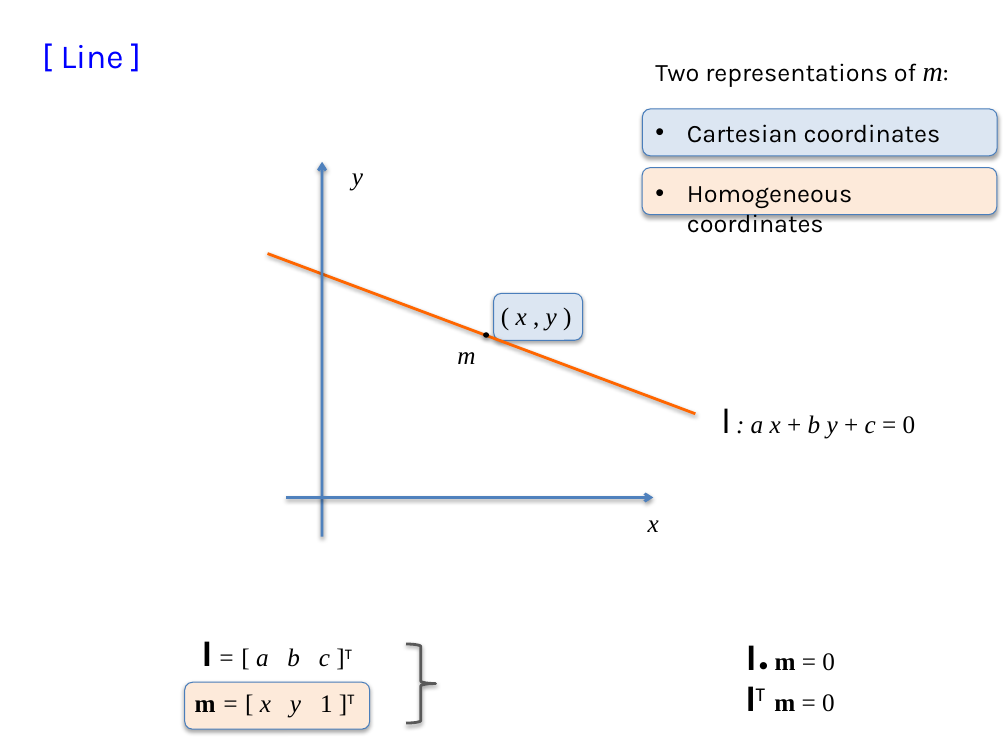
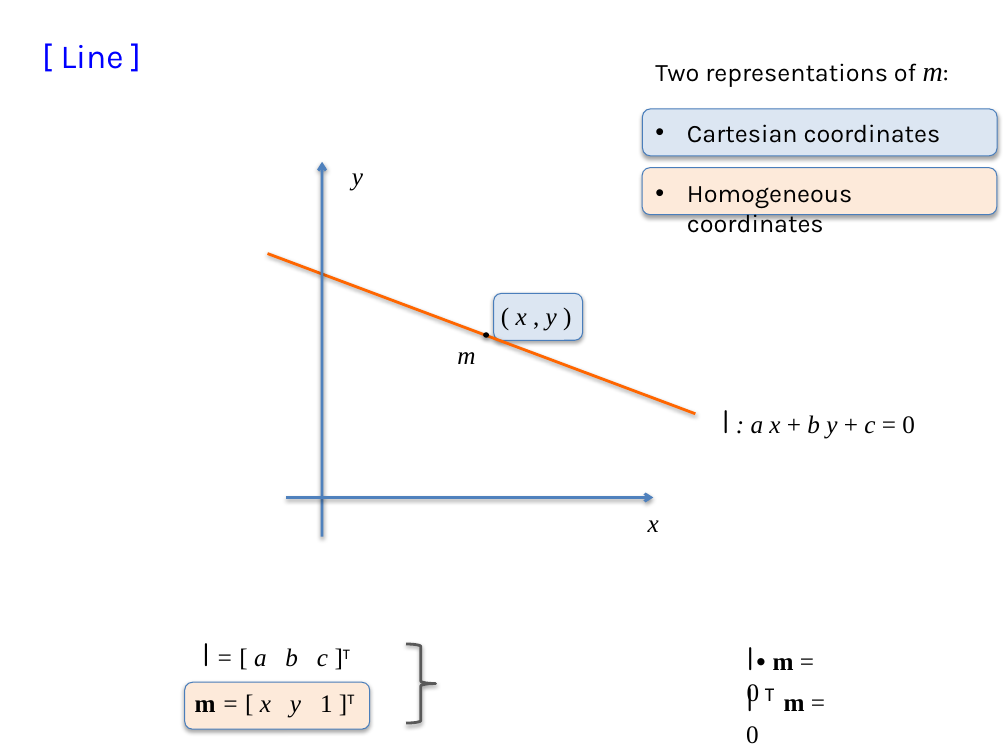
Before and after one commit to domingomery/vision, a slide deck: slide 5 of clases/Cap02_Geometria/presentaciones/CV02_PointsLinesPlanes.pptx. Drawn at 1008x756 pixels with LibreOffice and Linux fonts; fonts in the diff are those of the drawing. Boxes give left, top, right and bottom in pixels: in the first picture for what was removed or moved away, otherwise in the second. Text is boxed around its words. In the diff, an @@ line names an element or a change of style, - is before the commit and + after.

```diff
--- a/clases/Cap02_Geometria/presentaciones/CV02_PointsLinesPlanes.pptx
+++ b/clases/Cap02_Geometria/presentaciones/CV02_PointsLinesPlanes.pptx
@@ text "l : a x + ..." at bbox=[722, 410, 915, 439]: font Arial to Comic Neue in "l" @@
@@ text "l = [ a b ..." at bbox=[202, 643, 350, 667]: font Arial to Comic Neue, bold off in "l" @@
@@ text "l m = 0" at bbox=[747, 647, 794, 707]: font Arial to Comic Neue, bold off in "l" @@
@@ text "•": place and size @@
-text "•" at bbox=[749, 644, 781, 684]
+text "•" at bbox=[747, 640, 779, 680]
@@ text at bbox=[746, 684, 805, 744]: spaces changed @@
-lT m = 0
+l T m = 0
```
Also in this commit, not shown: 6 other slides changed, 3 slides added, 8 other files.
